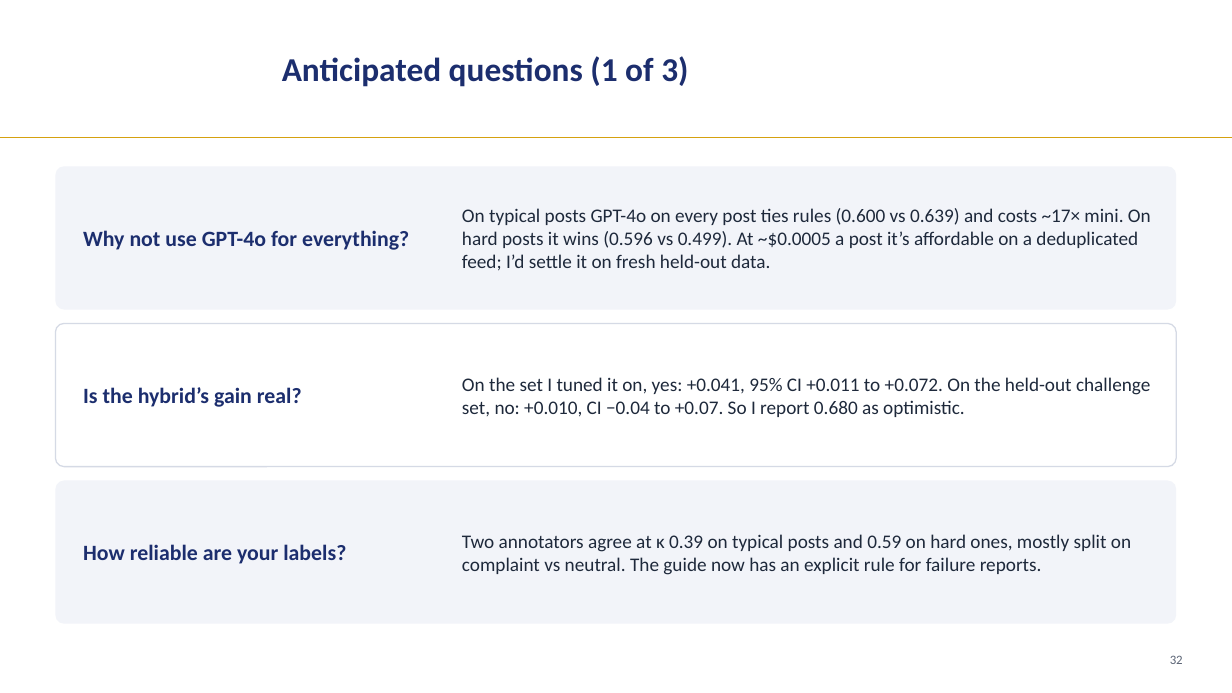
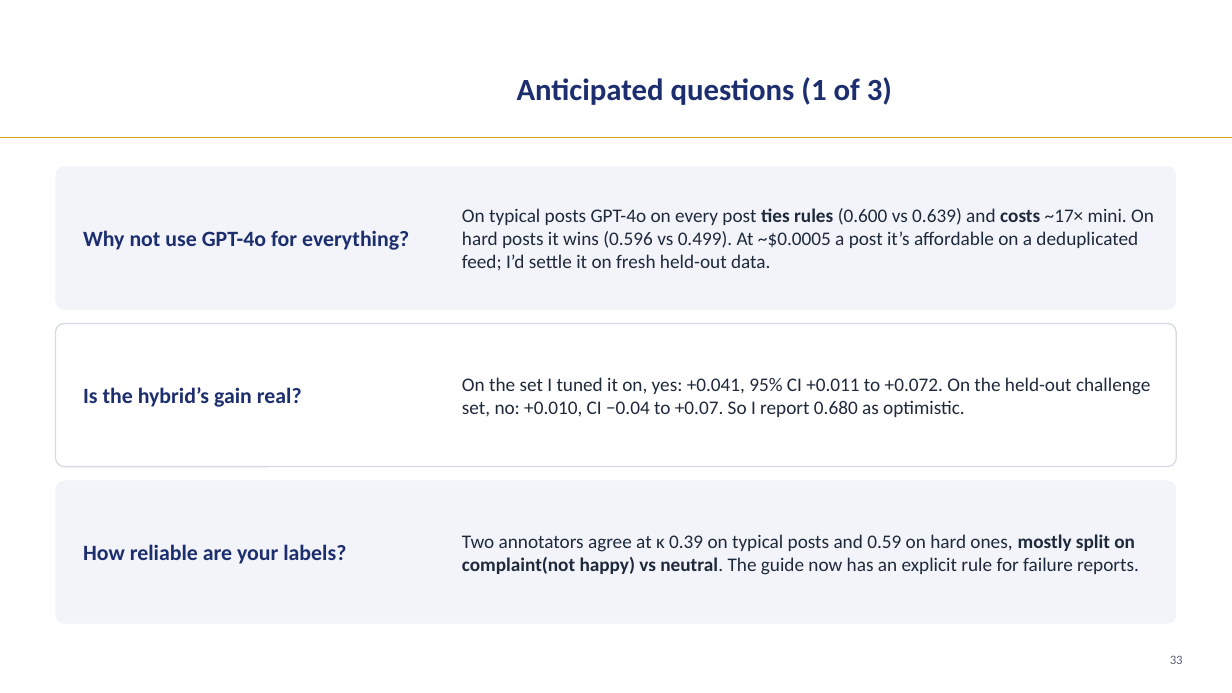
Before and after one commit to LizLicense/Public-Sentiment-Analysis-LLM-powered-Issue-Extraction, a slide deck: slide 34 of presentation/capstone_walkthrough.pptx (slide 32 before the commit). Drawn at 1232x693 pixels with LibreOffice and Linux fonts; fonts in the diff are those of the drawing; background and template pictures are left out. Boxes give left, top, right and bottom in pixels: in the first picture for what was removed or moved away, otherwise in the second. Text is boxed around its words. In the diff, an @@ line names an element or a change of style, - is before the commit and + after.

```diff
--- a/presentation/capstone_walkthrough.pptx
+++ b/presentation/capstone_walkthrough.pptx
@@ text "Anticipated questions (1 of 3)": place and size @@
-text "Anticipated questions (1 of 3)" at [282, 56, 688, 87]
+text "Anticipated questions (1 of 3)" at [517, 77, 892, 105]
@@ text "Anticipated questions (1 of 3)" at [517, 77, 892, 105]: size 26 to 24 pt; line spacing 1 to 0.95; less space between paragraphs @@
@@ text "On typical posts GPT-4o on ..." at [462, 208, 1154, 271]: bold on in "ties rules costs" @@
@@ text at [462, 534, 1139, 575]: text changed @@
-Two annotators agree at κ 0.39 on typical posts and 0.59 on hard ones, mostly split on complaint vs neutral. The guide now has an explicit rule for failure reports.
+Two annotators agree at κ 0.39 on typical posts and 0.59 on hard ones, mostly split on complaint(not happy) vs neutral. The guide now has an explicit rule for failure reports.
```
Also in this commit, not shown: 32 other slides changed, 3 slides added, 17 other files.
